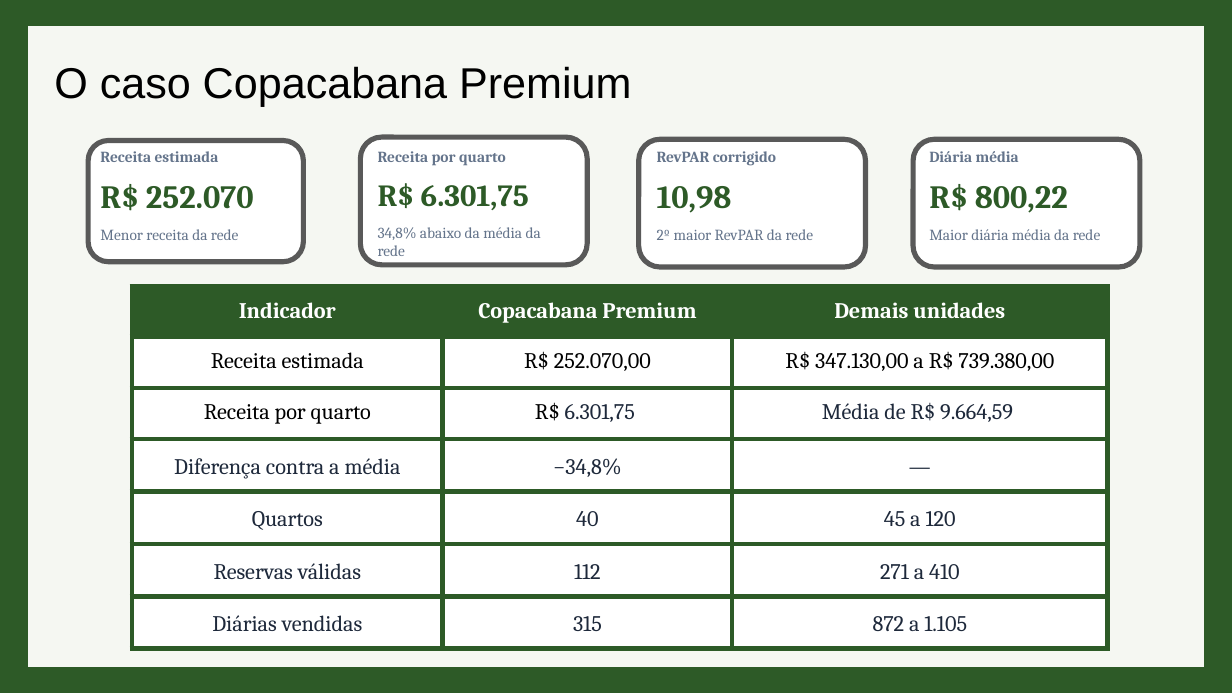
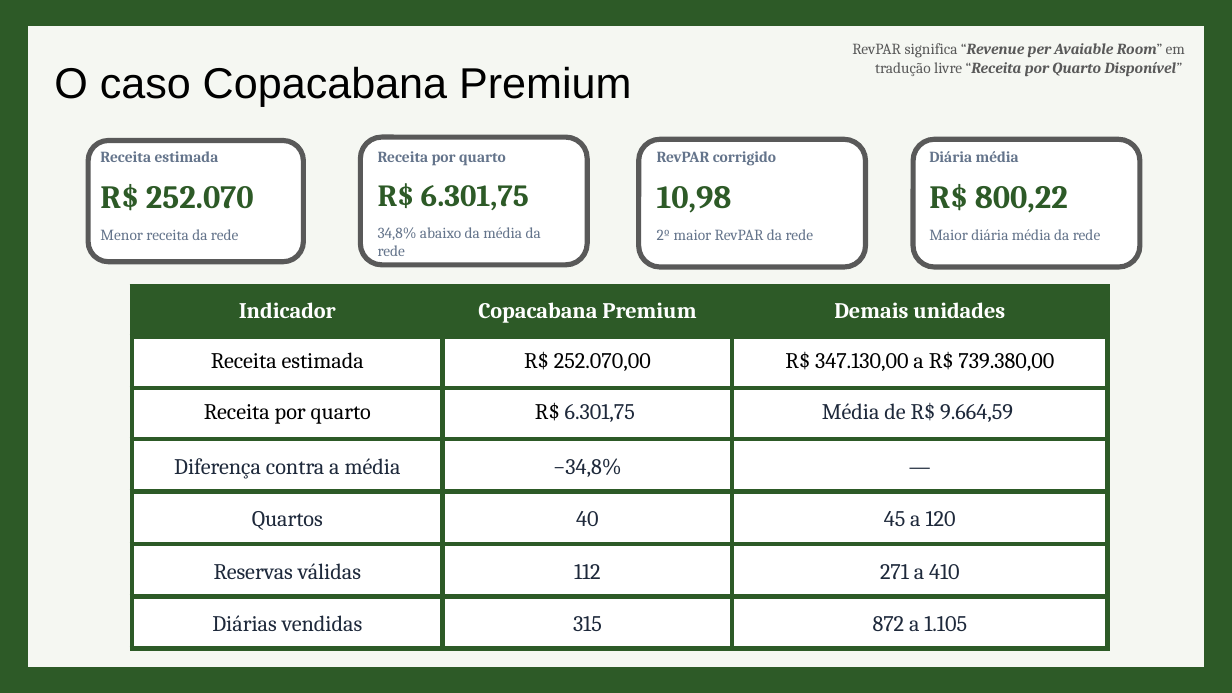
Before and after one commit to danicarvalho-1995/Nara-Hoteis, a slide deck: slide 16 of Nara Hotéis_23.09.pptx. Drawn at 1232x693 pixels with LibreOffice and Linux fonts; fonts in the diff are those of the drawing. Boxes give left, top, right and bottom in pixels: in the first picture for what was removed or moved away, otherwise in the second. Text is boxed around its words. In the diff, an @@ line names an element or a change of style, - is before the commit and + after.

```diff
--- a/Nara Hotéis_23.09.pptx
+++ b/Nara Hotéis_23.09.pptx
@@ text added at (x1=852, y1=43, x2=1185, y2=77), 9 pt, text #595959, bold, italic @@
+RevPAR significa “Revenue per Avaiable Room” em tradução livre “Receita por Quarto Disponível”
```
